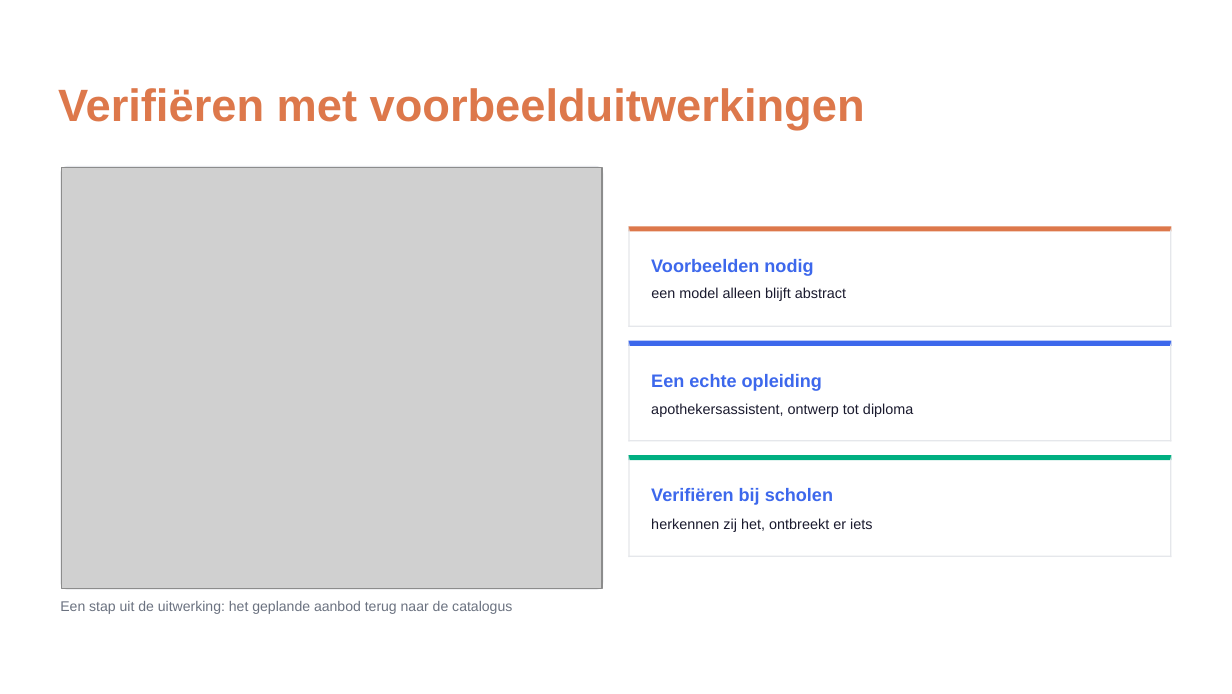
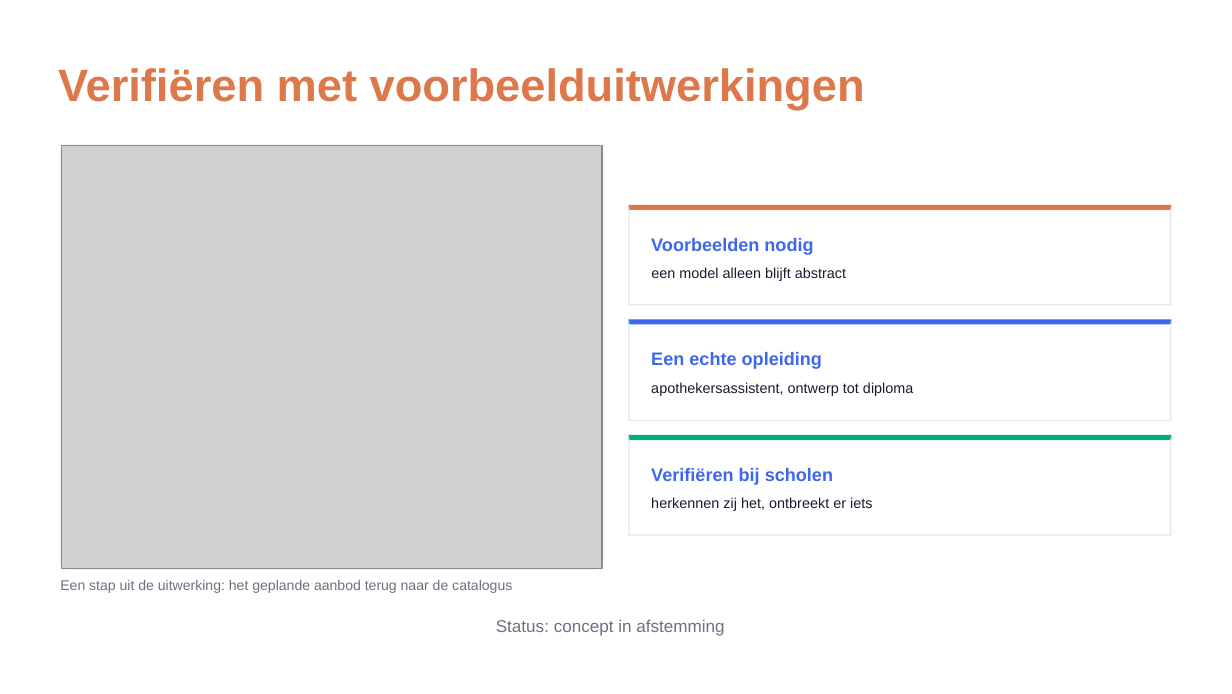
Before and after one commit to Npuls-OKx/meta, a slide deck: slide 5 of presentaties/export/260929_werkgroep_okx_voortgang/260929_werkgroep_okx_voortgang.pptx. Drawn at 1232x694 pixels with LibreOffice and Linux fonts; fonts in the diff are those of the drawing; grey boxes stand for pictures; background and template pictures are left out. Boxes give left, top, right and bottom in pixels: in the first picture for what was removed or moved away, otherwise in the second. Text is boxed around its words. In the diff, an @@ line names an element or a change of style, - is before the commit and + after.

```diff
--- a/presentaties/export/260929_werkgroep_okx_voortgang/260929_werkgroep_okx_voortgang.pptx
+++ b/presentaties/export/260929_werkgroep_okx_voortgang/260929_werkgroep_okx_voortgang.pptx
@@ 17 freeform shapes, 8 texts, 1 picture: place and size @@
-17 freeform shapes, 8 texts, 1 picture at (58,88,1172,614)
+17 freeform shapes, 8 texts, 1 picture at (58,68,1172,593)
@@ text added at (496,619,724,636), 10.2 pt, text #6B7280 @@
+Status: concept in afstemming
```
Also in this commit, not shown: 1 other slide changed, 6 other files.
